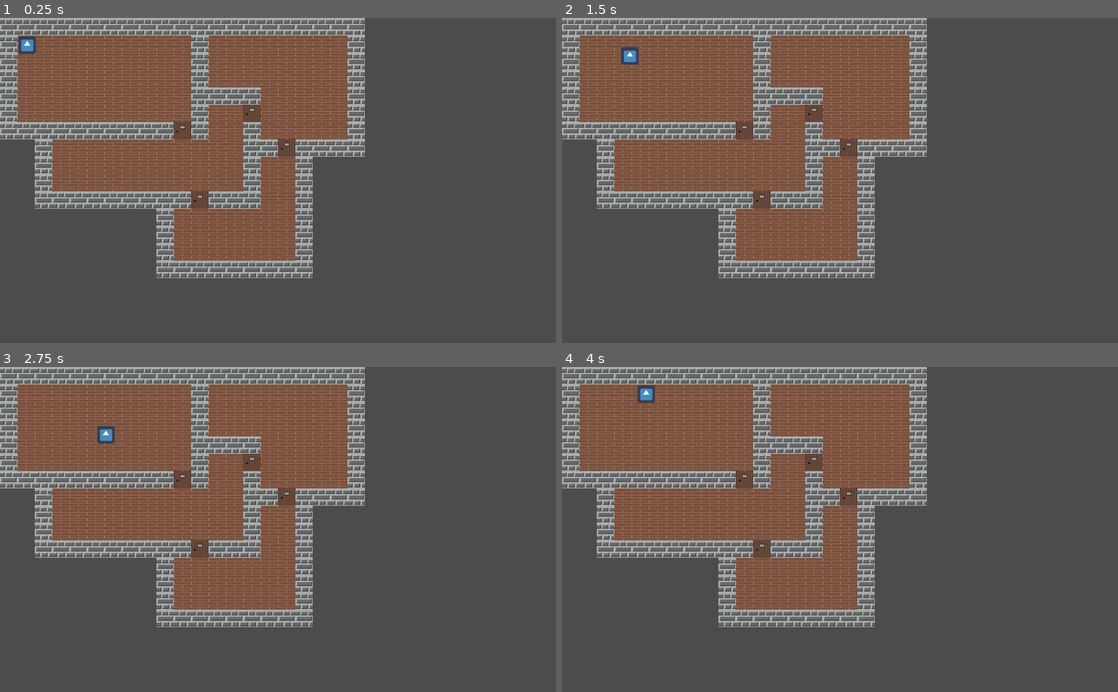
Above: before the commit, frames 1-4 (two rows, left to right).
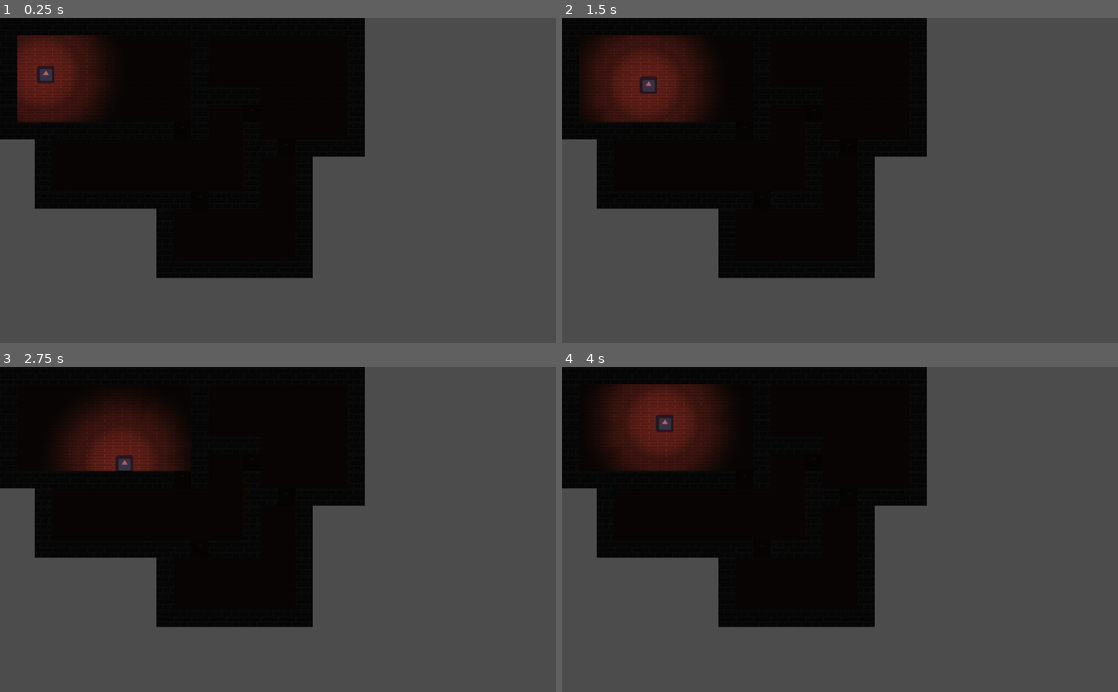
Above: after the commit, the same moments.

Repository: afstarosta/topdown_roguelike
Game: Godot game, scene res://scenes/Walled Scene.tscn
The game is run twice, just before and just after one commit, with the same random seed, the same clock (stepped at 60 frames per second) and the same inputs. This scene is started directly instead of the project's main scene. The engine's default icon, where the game draws it, is replaced by a stand-in: a white triangle on a blue panel in a dark square.
Inputs:
- Up to frame 1 (0.25 s): no input
- Up to frame 2 (1.5 s): tap Enter (ui_accept) at 0.5, 0.77 s; hold Right (ui_right) 0.53-1.28 s; hold Down (ui_down) from 1.28 s (still down)
- Up to frame 3 (2.75 s): tap Enter (ui_accept) at 1.52 s; release Down (ui_down) at 2.03 s; hold Right (ui_right) from 2.03 s (still down)
- Up to frame 4 (4 s): release Right (ui_right) at 2.78 s; hold Up (ui_up) 2.78-3.53 s; tap Enter (ui_accept) at 3.02, 3.77 s; hold Left (ui_left) from 3.53 s (still down)

The runs differ from the first frame. In frame 1, 42% of the frame differs, in the area x 0-66%, y 0-81%; in frame 2, 42%; in frame 3, 42%; in frame 4, 42%.

Commit message:
Add dynamic lights

Diff:
--- a/scenes/Walled Scene.tscn
+++ b/scenes/Walled Scene.tscn
@@ -1,7 +1,7 @@
 [gd_scene load_steps=4 format=2]
 
 [ext_resource path="res://sprites/basic_tileset.tres" type="TileSet" id=1]
-[ext_resource path="res://scenes/TileMap.gd" type="Script" id=2]
+[ext_resource path="res://scripts/TileMap.gd" type="Script" id=2]
 [ext_resource path="res://scenes/movableThing.tscn" type="PackedScene" id=3]
 
 [node name="Walled Scene" type="Node2D"]
@@ -9,9 +9,13 @@
 [node name="TileMap" type="TileMap" parent="."]
 tile_set = ExtResource( 1 )
 cell_size = Vector2( 32, 32 )
+occluder_light_mask = 3
 format = 1
 tile_data = PoolIntArray( 0, 2, 0, 1, 2, 0, 2, 2, 0, 3, 2, 0, 4, 2, 0, 5, 2, 0, 6, 2, 0, 7, 2, 0, 8, 2, 0, 9, 2, 0, 10, …(3292 unchanged characters)…
 script = ExtResource( 2 )
 
 [node name="movableThing" parent="." instance=ExtResource( 3 )]
-position = Vector2( 50, 50 )
+position = Vector2( 84.4978, 104.4 )
+
+[node name="CanvasModulate" type="CanvasModulate" parent="."]
+color = Color( 0.0588235, 0.0588235, 0.0588235, 1 )
--- a/scenes/door.tscn
+++ b/scenes/door.tscn
@@ -1,6 +1,7 @@
 [gd_scene load_steps=3 format=2]
 
-[ext_resource path="res://scenes/door.gd" type="Script" id=1]
+[ext_resource path="res://scripts/door.gd" type="Script" id=1]
+
 
 [sub_resource type="RectangleShape2D" id=1]
 extents = Vector2( 32, 32 )
--- a/scenes/movableThing.tscn
+++ b/scenes/movableThing.tscn
@@ -1,7 +1,8 @@
-[gd_scene load_steps=5 format=2]
+[gd_scene load_steps=6 format=2]
 
 [ext_resource path="res://scripts/movableThing.gd" type="Script" id=1]
 [ext_resource path="res://icon.png" type="Texture" id=2]
+[ext_resource path="res://sprites/light.png" type="Texture" id=3]
 
 [sub_resource type="RectangleShape2D" id=1]
 extents = Vector2( 21.7963, 22.3081 )
@@ -10,7 +11,6 @@
 extents = Vector2( 56.08, 51.0322 )
 
 [node name="movableThing" type="KinematicBody2D"]
-position = Vector2( -0.735107, 0 )
 scale = Vector2( 0.5, 0.5 )
 script = ExtResource( 1 )
 
@@ -21,6 +21,17 @@
 shape = SubResource( 1 )
 
 [node name="interactableArea" type="Area2D" parent="."]
+editor/display_folded = true
 
 [node name="CollisionShape2D" type="CollisionShape2D" parent="interactableArea"]
 shape = SubResource( 2 )
+
+[node name="Light2D" type="Light2D" parent="."]
+scale = Vector2( 0.617188, 0.617188 )
+texture = ExtResource( 3 )
+color = Color( 0.72549, 0.313726, 0.313726, 1 )
+range_item_cull_mask = 3
+shadow_enabled = true
+shadow_color = Color( 0, 0, 0, 0.129412 )
+shadow_filter_smooth = 18.0
+shadow_item_cull_mask = 3
--- a/sprites/basic_tileset.tres
+++ b/sprites/basic_tileset.tres
@@ -6,12 +6,18 @@
 vertices = PoolVector2Array( 0, 0, 32, 0, 32, 32, 0, 32 )
 polygons = [ PoolIntArray( 0, 1, 2, 3 ) ]
 
+[sub_resource type="OccluderPolygon2D" id=5]
+polygon = PoolVector2Array( 0, 0, 32, 0, 32, 32, 0, 32 )
+
 [sub_resource type="ConvexPolygonShape2D" id=2]
 points = PoolVector2Array( 0, 0, 32, 0, 32, 32, 0, 32 )
 
 [sub_resource type="NavigationPolygon" id=3]
 vertices = PoolVector2Array( 0, 0, 32, 0, 32, 32, 0, 32 )
 polygons = [ PoolIntArray( 0, 1, 2, 3 ) ]
+
+[sub_resource type="OccluderPolygon2D" id=6]
+polygon = PoolVector2Array( 0, 0, 32, 0, 32, 32, 0, 32 )
 
 [sub_resource type="ConvexPolygonShape2D" id=4]
 points = PoolVector2Array( 0, 0, 32, 0, 32, 32, 0, 32 )
@@ -34,6 +40,7 @@
 1/region = Rect2( 32, 0, 32, 32 )
 1/tile_mode = 0
 1/occluder_offset = Vector2( 0, 0 )
+1/occluder = SubResource( 5 )
 1/navigation_offset = Vector2( 0, 0 )
 1/navigation = SubResource( 1 )
 1/shapes = [ {
@@ -51,6 +58,7 @@
 2/region = Rect2( 64, 0, 32, 32 )
 2/tile_mode = 0
 2/occluder_offset = Vector2( 0, 0 )
+2/occluder = SubResource( 6 )
 2/navigation_offset = Vector2( 0, 0 )
 2/navigation = SubResource( 3 )
 2/shapes = [ {
Renamed: scenes/TileMap.gd -> scripts/TileMap.gd
Renamed: scenes/door.gd -> scripts/door.gd
Not shown: 1 places in sprites/basic_tileset.tres that only renumber resources
Binary file added: sprites/light.png
Not shown, added: sprites/light.png.import
Binary file added: sprites/light_area.png
Not shown, added: sprites/light_area.png.import
